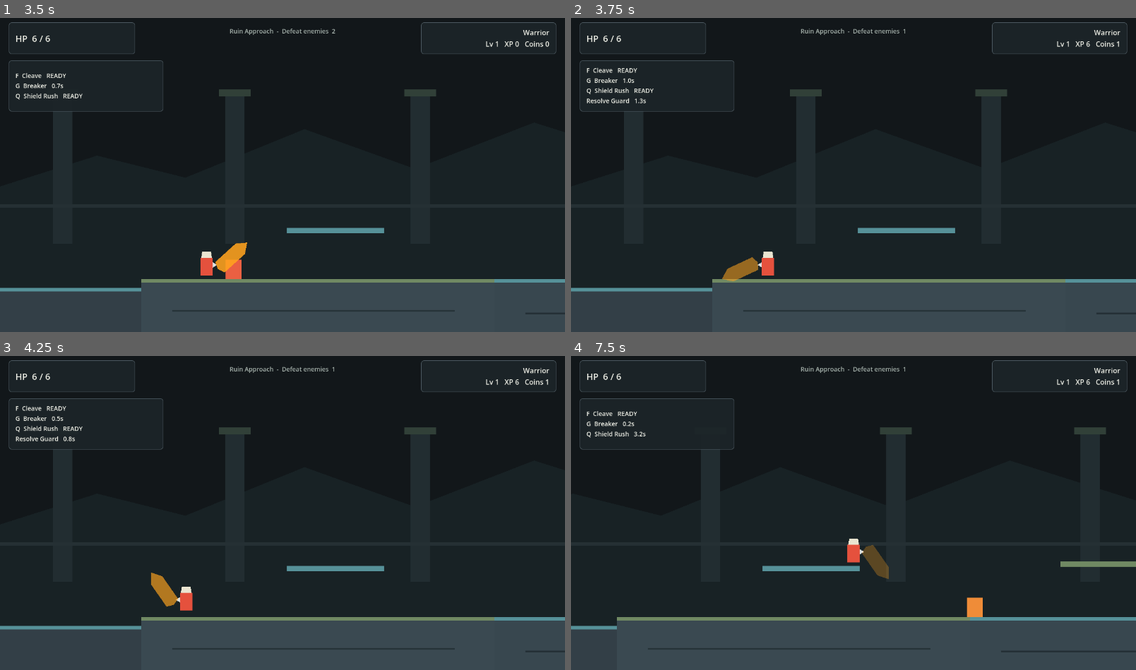
Above: before the commit, frames 1-4 (two rows, left to right).
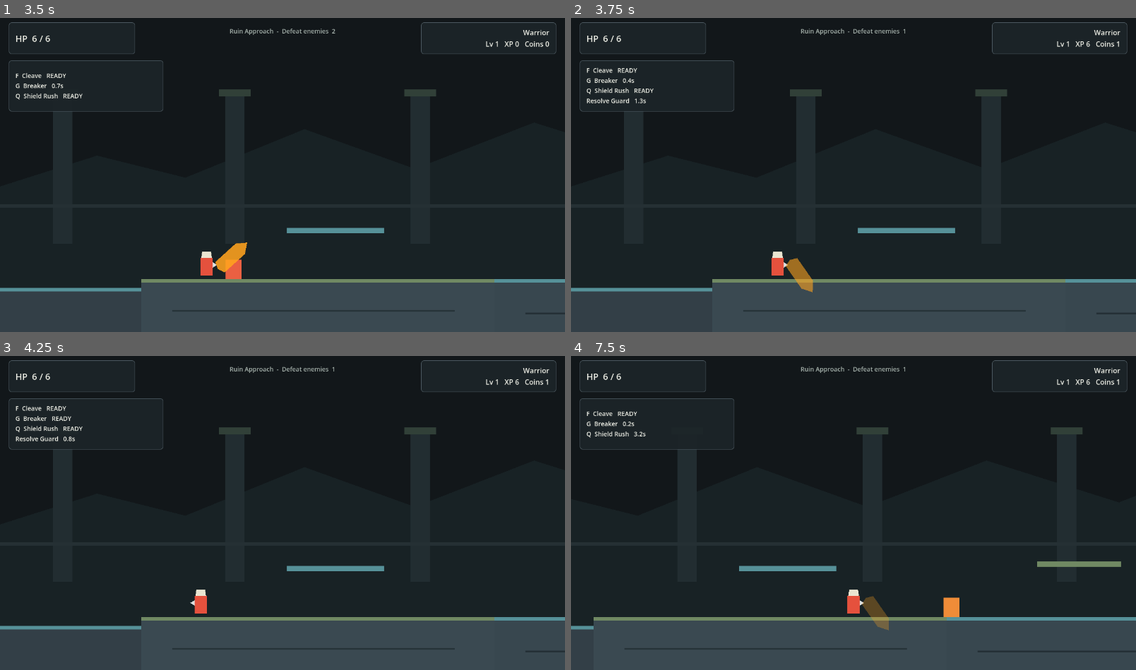
Above: after the commit, the same moments.

Repository: simpleusername96/cardborne-platformer
Game: Godot game, scene res://scenes/main/Main.tscn
Same seed, same stepped clock (60 frames per second), same inputs: the game is played once before the commit and once after it.
Inputs (mouse positions are in pixels of both pictures, inside the frame that each line leads up to):
- Up to frame 1 (3.5 s): click "New Run" at 0.5 s; click "Start Run" at 1.25 s; tap Enter at 2 s; move the mouse to (406, 156) at 2.02 s; hold D (move_right) from 2.03 s (still down); tap F (attack) at 2.1 s; click (406, 156) at 2.17 s; tap Space (jump) at 2.27, 2.57, 3.02, 3.32 s; tap K (dash) at 2.3, 2.85 s; move the mouse to (169, 187) at 2.77 s; tap G (heavy_attack) at 3.05 s
- Up to frame 2 (3.75 s): move the mouse to (910, 102) at 3.52 s; release D (move_right) at 3.53 s; hold A (move_left) from 3.53 s (still down); tap G (heavy_attack) at 3.6 s
- Up to frame 3 (4.25 s): keep holding A (move_left); tap Space (jump) at 3.8 s
- Up to frame 4 (7.5 s): move the mouse to (825, 575) at 4.27 s; release A (move_left) at 4.28 s; hold D (move_right) 4.28-5.78 s; tap Space (jump) at 4.35, 4.52, 4.82, 5.27, 5.57, 6.02, 6.32, 6.8 s; click (825, 575) at 4.42 s; tap F (attack) at 4.55, 5.1 s; move the mouse to (1023, 560) at 5.02 s; tap K (dash) at 5.3, 5.85 s; tap Q (skill_1) at 5.65 s; move the mouse to (684, 462) at 5.77 s; hold A (move_left) 5.78-6.53 s; tap G (heavy_attack) at 6.05, 6.6 s; move the mouse to (881, 509) at 6.52 s; hold D (move_right) 6.53-7.28 s; click (881, 509) at 6.67 s; move the mouse to (768, 431) at 7.27 s; hold A (move_left) from 7.28 s (still down); tap E (interact) at 7.35 s

Frame 1 is identical in both runs. In frame 2, 0.8% of the frame differs, in the area x 9-43%, y 19-88%; in frame 3, 0.6%; in frame 4, 2.1%, in the area x 4-100%, y 22-95%.

Commit message:
fix: preserve combat state during rewards

Diff:
--- a/scripts/autoload/RunState.gd
+++ b/scripts/autoload/RunState.gd
@@ -232,7 +232,7 @@
 		grants,
 		"Reward applied."
 	)
-	_publish_state()
+	_publish_snapshot()
 	SignalBus.reward_applied.emit(result.to_dictionary())
 	if _pending_level_choices > 0:
 		SignalBus.level_reward_pending.emit(_pending_level_choices)
@@ -342,7 +342,7 @@
 	if amount <= 0 or coins < amount:
 		return false
 	coins -= amount
-	_publish_state()
+	_publish_snapshot()
 	return true
 
 
@@ -366,7 +366,7 @@
 	if _pending_card_offer.size() != CardOfferService.CHOICE_COUNT:
 		_clear_card_reward_state()
 		return {"ok": false, "message": "No complete compatible card offer is available."}
-	_publish_state()
+	_publish_snapshot()
 	return {"ok": true, "pending": true, "offer": get_pending_card_offer()}
 
 
@@ -401,7 +401,15 @@
 
 
 func can_reroll_card_offer() -> bool:
-	return _card_reward_pending and not _card_reroll_used and coins >= CARD_REROLL_COST
+	if not _card_reward_pending or _card_reroll_used or coins < CARD_REROLL_COST:
+		return false
+	return CardOfferService.eligible_ids(
+		card_catalog,
+		selected_profile.id,
+		_card_stacks,
+		[],
+		CardOfferService.supported_triggers_for_profile(selected_profile)
+	).size() > CardOfferService.CHOICE_COUNT
 
 
 func reroll_card_offer() -> Dictionary:
@@ -411,6 +419,8 @@
 		return {"ok": false, "message": "The stage card reroll was already used."}
 	if coins < CARD_REROLL_COST:
 		return {"ok": false, "message": "Reroll needs %d coins." % CARD_REROLL_COST}
+	if not can_reroll_card_offer():
+		return {"ok": false, "message": "No different card choices are available."}
 
 	var previous_offer := _pending_card_offer.duplicate()
 	var next_offer: Array[StringName] = []
@@ -424,19 +434,26 @@
 			run_seed,
 			current_stage_index,
 			candidate_sequence,
-			[]
+			[],
+			CardOfferService.supported_triggers_for_profile(selected_profile)
 		)
 		candidate_sequence += 1
-		if next_offer.size() == CardOfferService.CHOICE_COUNT and next_offer != previous_offer:
+		if (
+			next_offer.size() == CardOfferService.CHOICE_COUNT
+			and not _same_card_choice_set(next_offer, previous_offer)
+		):
 			break
-	if next_offer.size() != CardOfferService.CHOICE_COUNT or next_offer == previous_offer:
+	if (
+		next_offer.size() != CardOfferService.CHOICE_COUNT
+		or _same_card_choice_set(next_offer, previous_offer)
+	):
 		return {"ok": false, "message": "No different complete card offer is available."}
 
 	coins -= CARD_REROLL_COST
 	_card_offer_sequence = candidate_sequence
 	_card_reroll_used = true
 	_pending_card_offer = next_offer
-	_publish_state()
+	_publish_snapshot()
 	return {
 		"ok": true,
 		"cost": CARD_REROLL_COST,
@@ -461,7 +478,7 @@
 	_card_reward_pending = false
 	_pending_card_offer.clear()
 	_committed_card_id = card_id
-	_publish_state()
+	_publish_snapshot()
 	return {
 		"ok": true,
 		"card_id": String(card_id),
@@ -478,7 +495,7 @@
 	_card_reward_stage_index = -1
 	_card_reroll_used = false
 	_committed_card_id = &""
-	_publish_state()
+	_publish_snapshot()
 	return true
 
 
@@ -506,6 +523,7 @@
 
 	current_health = maxi(current_health - amount, 0)
 	SignalBus.player_health_changed.emit(current_health, max_health)
+	_publish_snapshot()
 	if current_health <= 0:
 		SignalBus.player_died.emit()
 
@@ -516,11 +534,13 @@
 
 	current_health = mini(current_health + amount, max_health)
 	SignalBus.player_health_changed.emit(current_health, max_health)
+	_publish_snapshot()
 
 
 func revive_player() -> void:
 	current_health = max_health
 	SignalBus.player_health_changed.emit(current_health, max_health)
+	_publish_snapshot()
 
 
 func set_setting(setting_name: String, value: Variant) -> void:
@@ -634,7 +654,8 @@
 		run_seed,
 		current_stage_index,
 		_card_offer_sequence,
-		excluded_ids
+		excluded_ids,
+		CardOfferService.supported_triggers_for_profile(selected_profile)
 	)
 	_card_offer_sequence += 1
 	return offer
@@ -653,6 +674,15 @@
 	for value in values:
 		result.append(String(value))
 	return result
+
+
+func _same_card_choice_set(first: Array[StringName], second: Array[StringName]) -> bool:
+	if first.size() != second.size():
+		return false
+	for card_id in first:
+		if not second.has(card_id):
+			return false
+	return true
 
 
 func _create_run_seed() -> int:
@@ -668,4 +698,8 @@
 		)
 	SignalBus.player_stats_changed.emit(get_effective_stats())
 	SignalBus.player_health_changed.emit(current_health, max_health)
+	_publish_snapshot()
+
+
+func _publish_snapshot() -> void:
 	SignalBus.run_state_changed.emit(get_run_snapshot().to_dictionary())
--- a/scripts/cards/CardOfferService.gd
+++ b/scripts/cards/CardOfferService.gd
@@ -11,19 +11,16 @@
 	run_seed: int,
 	stage_index: int,
 	reroll_sequence: int,
-	excluded_ids: Array[StringName] = []
+	excluded_ids: Array[StringName] = [],
+	supported_triggers: Array[StringName] = []
 ) -> Array[StringName]:
-	if catalog == null or profile_id == &"":
-		return []
-	var eligible: Array[StringName] = []
-	for card in catalog.cards:
-		if (
-			card != null
-			and card.is_compatible(profile_id)
-			and int(stacks.get(String(card.id), 0)) < card.max_stacks
-			and not excluded_ids.has(card.id)
-		):
-			eligible.append(card.id)
+	var eligible := eligible_ids(
+		catalog,
+		profile_id,
+		stacks,
+		excluded_ids,
+		supported_triggers
+	)
 	var rng := RandomNumberGenerator.new()
 	rng.seed = RewardService.stable_seed(
 		run_seed,
@@ -40,3 +37,40 @@
 			break
 		offer.append(card_id)
 	return offer
+
+
+static func eligible_ids(
+	catalog: CardCatalog,
+	profile_id: StringName,
+	stacks: Dictionary,
+	excluded_ids: Array[StringName] = [],
+	supported_triggers: Array[StringName] = []
+) -> Array[StringName]:
+	var eligible: Array[StringName] = []
+	if catalog == null or profile_id == &"":
+		return eligible
+	for card in catalog.cards:
+		if (
+			card != null
+			and card.is_compatible(profile_id)
+			and int(stacks.get(String(card.id), 0)) < card.max_stacks
+			and not excluded_ids.has(card.id)
+			and (supported_triggers.is_empty() or supported_triggers.has(card.trigger))
+		):
+			eligible.append(card.id)
+	return eligible
+
+
+static func supported_triggers_for_profile(profile: CharacterProfile) -> Array[StringName]:
+	var triggers: Array[StringName] = [
+		&"dash_completed",
+		&"first_attack_after_extra_jump",
+		&"hit_target_in_recovery",
+	]
+	if profile == null or profile.combat_kit == null:
+		return triggers
+	if profile.combat_kit.heavy_attack != null:
+		triggers.append(&"heavy_hit_confirmed")
+	if not profile.combat_kit.skills.is_empty():
+		triggers.append(&"skill_kill")
+	return triggers
--- a/scripts/enemies/EnemyBase.gd
+++ b/scripts/enemies/EnemyBase.gd
@@ -190,8 +190,8 @@
 	if hurtbox != null:
 		hurtbox.collision_layer = 8 if enabled else 0
 		hurtbox.collision_mask = 16 if enabled else 0
-		hurtbox.monitorable = enabled
-		hurtbox.monitoring = enabled
+		hurtbox.set_deferred("monitorable", enabled)
+		hurtbox.set_deferred("monitoring", enabled)
 		for child in hurtbox.get_children():
 			if child is CollisionShape2D:
 				var shape := child as CollisionShape2D
--- a/scripts/run/RunPhase.gd
+++ b/scripts/run/RunPhase.gd
@@ -30,7 +30,9 @@
 		Value.LEVEL_REWARD, Value.STAGE_ACTIVE, Value.STAGE_CARD_REWARD,
 		Value.RUN_DEATH, Value.RUN_CLEAR,
 	],
-	Value.STAGE_CARD_REWARD: [Value.STAGE_LOADING, Value.REST_FORGE, Value.RUN_DEATH],
+	Value.STAGE_CARD_REWARD: [
+		Value.STAGE_LOADING, Value.REST_FORGE, Value.RUN_DEATH, Value.RUN_CLEAR,
+	],
 	Value.REST_FORGE: [Value.STAGE_LOADING, Value.RUN_DEATH],
 	Value.BOSS_LOADING: [Value.BOSS_ACTIVE, Value.RUN_DEATH],
 	Value.BOSS_ACTIVE: [Value.RUN_DEATH, Value.RUN_CLEAR],
--- a/scripts/ui/production/ProductionHUD.gd
+++ b/scripts/ui/production/ProductionHUD.gd
@@ -20,6 +20,7 @@
 	_build_ui()
 	SignalBus.player_health_changed.connect(_on_health_changed)
 	SignalBus.player_stats_changed.connect(_on_stats_changed)
+	SignalBus.run_state_changed.connect(_on_run_state_changed)
 	SignalBus.stage_started.connect(_on_stage_started)
 	SignalBus.combat_state_changed.connect(_on_combat_state_changed)
 	SignalBus.encounter_state_changed.connect(_on_encounter_state_changed)
@@ -134,6 +135,14 @@
 
 
 func _on_stats_changed(_stats: Dictionary) -> void:
+	_refresh_run_summary()
+
+
+func _on_run_state_changed(_snapshot: Dictionary) -> void:
+	_refresh_run_summary()
+
+
+func _refresh_run_summary() -> void:
 	var profile_name := "Adventurer"
 	if RunState.selected_profile != null:
 		profile_name = RunState.selected_profile.display_name
--- a/tools/validate_card_effect_runtime.gd
+++ b/tools/validate_card_effect_runtime.gd
@@ -29,6 +29,7 @@
 	await _validate_perfect_punish()
 	await _validate_echo_heavy()
 	await _validate_chain_burst()
+	await _validate_rewarded_skill_kill_order()
 	await _validate_dash_wake()
 	_finish()
 
@@ -132,6 +133,30 @@
 	await _clear_fixture()
 
 
+func _validate_rewarded_skill_kill_order() -> void:
+	_expect(_equip_card(&"chain_burst"), "reward-order fixture should equip chain burst")
+	await _create_fixture()
+	var primary: Variant = _spawn_enemy(Vector2(55.0, 100.0), 2)
+	var nearby: Variant = _spawn_enemy(Vector2(125.0, 100.0), 20)
+	primary.defeated.connect(func(_enemy: Variant) -> void:
+		RewardService.apply(
+			RewardTransaction.new(&"rewarded_skill_kill", &"fixture", {"coin": 1}),
+			_run_state
+		)
+	)
+	await _physics_steps(2)
+	await _press_action("skill_1")
+	await _physics_steps(24)
+	_expect(int(primary.current_health) == 0, "Shield Rush should defeat the primary target")
+	_expect(int(nearby.current_health) == 18, "reward publication must not erase skill-kill Chain Burst")
+	var combat: Node = _player.get_node("CombatController")
+	_expect(
+		_cooldown_for(combat, _kit.get_skill_by_slot(1).id) > 0.0,
+		"reward publication must not reset the committed skill cooldown"
+	)
+	await _clear_fixture()
+
+
 func _equip_card(card_id: StringName) -> bool:
 	for seed in range(1, 128):
 		if not _run_state.call("start_new_run", 0, seed):
@@ -198,6 +223,13 @@
 		await process_frame
 
 
+func _press_action(action_name: String) -> void:
+	Input.action_press(action_name)
+	await physics_frame
+	await process_frame
+	Input.action_release(action_name)
+
+
 func _clear_fixture() -> void:
 	if _world != null and is_instance_valid(_world):
 		_world.queue_free()
--- a/tools/validate_card_reward.gd
+++ b/tools/validate_card_reward.gd
@@ -32,6 +32,22 @@
 	_expect(first == repeat, "identical card offer inputs should reproduce exactly")
 	_expect(first.size() == 3, "card offers should contain exactly three choices")
 	_expect(_all_unique(first), "card offer choices should be unique")
+	for profile in _run_state.profiles:
+		var triggers := CardOfferService.supported_triggers_for_profile(profile)
+		var profile_offer := CardOfferService.build_offer(
+			catalog,
+			profile.id,
+			{},
+			93117,
+			0,
+			0,
+			[],
+			triggers
+		)
+		_expect(profile_offer.size() == 3, "%s should receive a complete live offer" % profile.id)
+		for card_id in profile_offer:
+			var card := catalog.get_card(card_id)
+			_expect(card != null and triggers.has(card.trigger), "%s cannot receive a dead card" % profile.id)
 
 
 func _validate_reroll_and_commit() -> void:
@@ -51,7 +67,10 @@
 	var rerolled: Dictionary = _run_state.call("reroll_card_offer")
 	var next_offer: Array[StringName] = _run_state.call("get_pending_card_offer")
 	_expect(bool(rerolled.get("ok", false)), "affordable first reroll should succeed")
-	_expect(next_offer.size() == 3 and next_offer != original, "reroll should produce a different complete offer")
+	_expect(
+		next_offer.size() == 3 and not _same_choice_set(next_offer, original),
+		"reroll should produce a different complete choice set"
+	)
 	_expect(int(_run_state.get("coins")) == 18, "reroll should deduct exactly 12 coins")
 	var second_reroll: Dictionary = _run_state.call("reroll_card_offer")
 	_expect(not bool(second_reroll.get("ok", false)), "second stage reroll should fail")
@@ -99,6 +118,18 @@
 	_expect(original == repeated_original, "initial stage offer should reproduce after restart")
 	_expect(rerolled == repeated_reroll, "rerolled stage offer should reproduce after restart")
 
+	_expect(_run_state.call("start_new_run", 1, 77), "fallback-kit profile run should start")
+	RewardService.apply(
+		RewardTransaction.new(&"fallback_reroll_coins", &"fixture", {"coin": 20}),
+		_run_state
+	)
+	_run_state.call("begin_stage_card_reward")
+	var fallback_coins := int(_run_state.get("coins"))
+	_expect(not _run_state.call("can_reroll_card_offer"), "three remaining live cards should disable reroll")
+	var unavailable: Dictionary = _run_state.call("reroll_card_offer")
+	_expect(not bool(unavailable.get("ok", false)), "same-choice-set reroll should fail")
+	_expect(int(_run_state.get("coins")) == fallback_coins, "unavailable reroll must not spend coins")
+
 
 func _all_unique(values: Array[StringName]) -> bool:
 	var seen: Dictionary = {}
@@ -106,6 +137,15 @@
 		if seen.has(String(value)):
 			return false
 		seen[String(value)] = true
+	return true
+
+
+func _same_choice_set(first: Array[StringName], second: Array[StringName]) -> bool:
+	if first.size() != second.size():
+		return false
+	for card_id in first:
+		if not second.has(card_id):
+			return false
 	return true
 
 
--- a/tools/validate_production_boot.gd
+++ b/tools/validate_production_boot.gd
@@ -36,6 +36,10 @@
 		return
 
 	_expect(run_director.get_phase_name() == "main_menu", "default boot should open the main menu")
+	_expect(
+		RunPhase.can_transition(RunPhase.Value.STAGE_CARD_REWARD, RunPhase.Value.RUN_CLEAR),
+		"card reward load failure needs a legal run-clear fallback"
+	)
 	_expect(game.current_stage == null, "default boot must not instantiate a stage")
 	_expect(not ResourceLoader.exists(RETIRED_TESTBED_STAGE_PATH), "retired integrated testbed should stay removed")
 	_expect(_has_child_named(screen_root, "MainMenu"), "main menu screen should be mounted")
